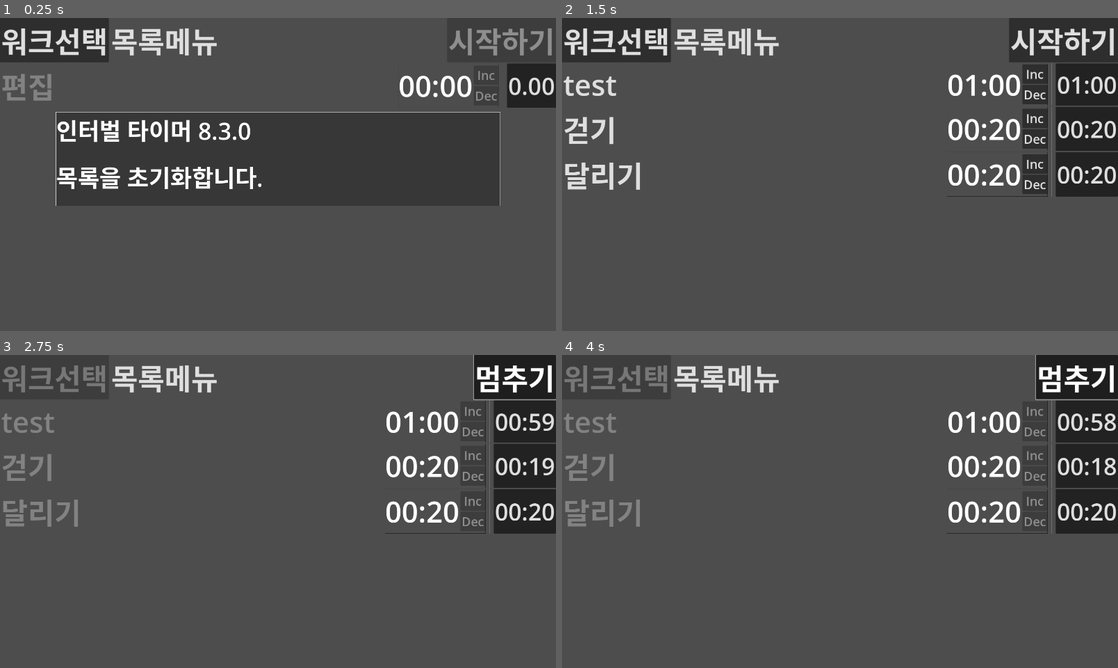
Above: before the commit, frames 1-4 (two rows, left to right).
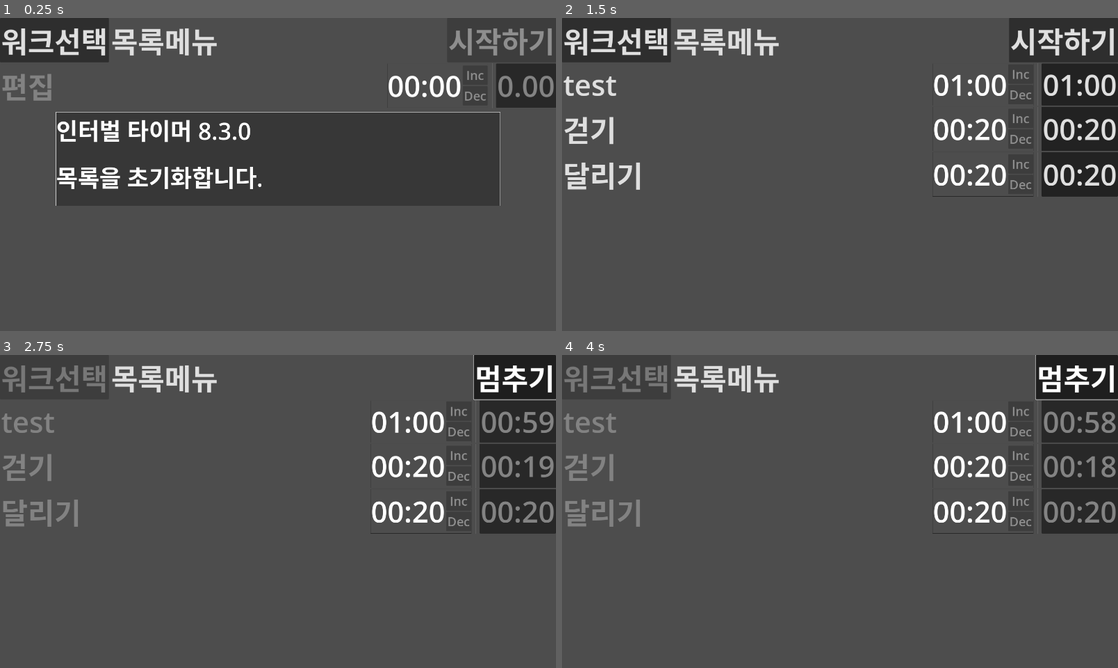
Above: after the commit, the same moments.

Repository: kasworld/maranic
Game: Godot game, scene res://main.tscn
Two runs of this game, one before a commit and one after it. Both use one fixed random seed, a clock stepped at 60 frames per second and the inputs below.
Inputs:
- Up to frame 1 (0.25 s): no input
- Up to frame 2 (1.5 s): click "워크선택" at 0.5 s; click "목록메뉴" at 1.25 s
- Up to frame 3 (2.75 s): click "시작하기" at 2 s
- Up to frame 4 (4 s): click "멈추기" at 2.75 s; click "시작하기" at 3.5 s

The runs differ from the first frame. In frame 1, 1.3% of the frame differs, in the area x 69-100%, y 14-29%; in frame 2, 4.6%, in the area x 66-100%, y 14-58%; in frame 3, 4.3%; in frame 4, 4.3%.
Error in both runs: Invalid access of index '0' on a base object of type: 'PackedStringArray'. (res://main.gd:8)

Commit message:
fix font size

Diff:
--- a/subwork_node.gd
+++ b/subwork_node.gd
@@ -14,9 +14,10 @@
 	subwork = sw
 	$NameEdit.text = subwork.name
 	$MenuButton.text = subwork.name
-	$TimeRecorder.init(i, 200, TickLib.tick2stri)
+	$TimeRecorder.init(i, 100, TickLib.tick2stri)
 	$TimeRecorder.set_initial_sec(subwork.second)
 	$TimeEdit.set_init_value(subwork.second)
+	$TimeEdit.disable_buttons(true)
 
 # Called when the node enters the scene tree for the first time.
 func _ready() -> void:
@@ -58,6 +59,7 @@
 func disable_buttons(b :bool)->void:
 	$MenuButton.disabled = b
 	$TimeEdit.disable_buttons(b)
+	$TimeRecorder.disable_buttons(b)
 
 func get_label_text()->String:
 	return $NameEdit.text
--- a/subwork_node.tscn
+++ b/subwork_node.tscn
@@ -1,17 +1,10 @@
-[gd_scene load_steps=8 format=3 uid="uid://dvgdal4hlx1ws"]
+[gd_scene load_steps=6 format=3 uid="uid://dvgdal4hlx1ws"]
 
 [ext_resource type="Script" path="res://subwork_node.gd" id="1_mqriv"]
 [ext_resource type="Theme" uid="uid://i63124txlj1h" path="res://label_theme.tres" id="2_dbx7h"]
 [ext_resource type="Theme" uid="uid://ppd28w7sx5wa" path="res://button_theme.tres" id="3_u1yx1"]
 [ext_resource type="PackedScene" uid="uid://dllxbmyyau3u5" path="res://int_edit/int_edit.tscn" id="4_fn27v"]
 [ext_resource type="PackedScene" uid="uid://cnuti22mjwpd8" path="res://time_recorder/time_recorder.tscn" id="5_miup7"]
-
-[sub_resource type="SystemFont" id="SystemFont_sdk14"]
-
-[sub_resource type="Theme" id="Theme_v56gx"]
-resource_local_to_scene = true
-default_font = SubResource("SystemFont_sdk14")
-default_font_size = 100
 
 [node name="SubWorkNode" type="HBoxContainer"]
 offset_right = 1920.0
@@ -54,7 +47,6 @@
 
 [node name="TimeRecorder" parent="." instance=ExtResource("5_miup7")]
 layout_mode = 2
-theme = SubResource("Theme_v56gx")
 
 [connection signal="focus_entered" from="NameEdit" to="." method="_on_name_edit_focus_entered"]
 [connection signal="focus_exited" from="NameEdit" to="." method="_on_name_edit_focus_exited"]
--- a/time_recorder/time_recorder.gd
+++ b/time_recorder/time_recorder.gd
@@ -27,6 +27,9 @@
 	initial_sec = t
 	is_downward = true
 	reset()
+
+func disable_buttons(b :bool)->void:
+	$ButtonSec.disabled = b
 
 func reset() -> void:
 	is_paused = true
--- a/time_recorder/time_recorder.tscn
+++ b/time_recorder/time_recorder.tscn
@@ -1,17 +1,21 @@
-[gd_scene load_steps=3 format=3 uid="uid://cnuti22mjwpd8"]
+[gd_scene load_steps=4 format=3 uid="uid://cnuti22mjwpd8"]
 
 [ext_resource type="Script" path="res://time_recorder/time_recorder.gd" id="1_gtvcd"]
-[ext_resource type="Theme" uid="uid://c2mukxm1c10ti" path="res://timed_message/timed_message.tres" id="1_rrceb"]
+
+[sub_resource type="SystemFont" id="SystemFont_krevf"]
+
+[sub_resource type="Theme" id="Theme_7ymif"]
+default_font = SubResource("SystemFont_krevf")
+default_font_size = 100
 
 [node name="TimeRecorder" type="PanelContainer"]
 focus_mode = 2
-theme = ExtResource("1_rrceb")
+theme = SubResource("Theme_7ymif")
 script = ExtResource("1_gtvcd")
 
 [node name="ButtonSec" type="Button" parent="."]
 layout_mode = 2
 size_flags_horizontal = 3
-theme = ExtResource("1_rrceb")
 text = "00:00.00"
 
 [node name="Timer" type="Timer" parent="."]
